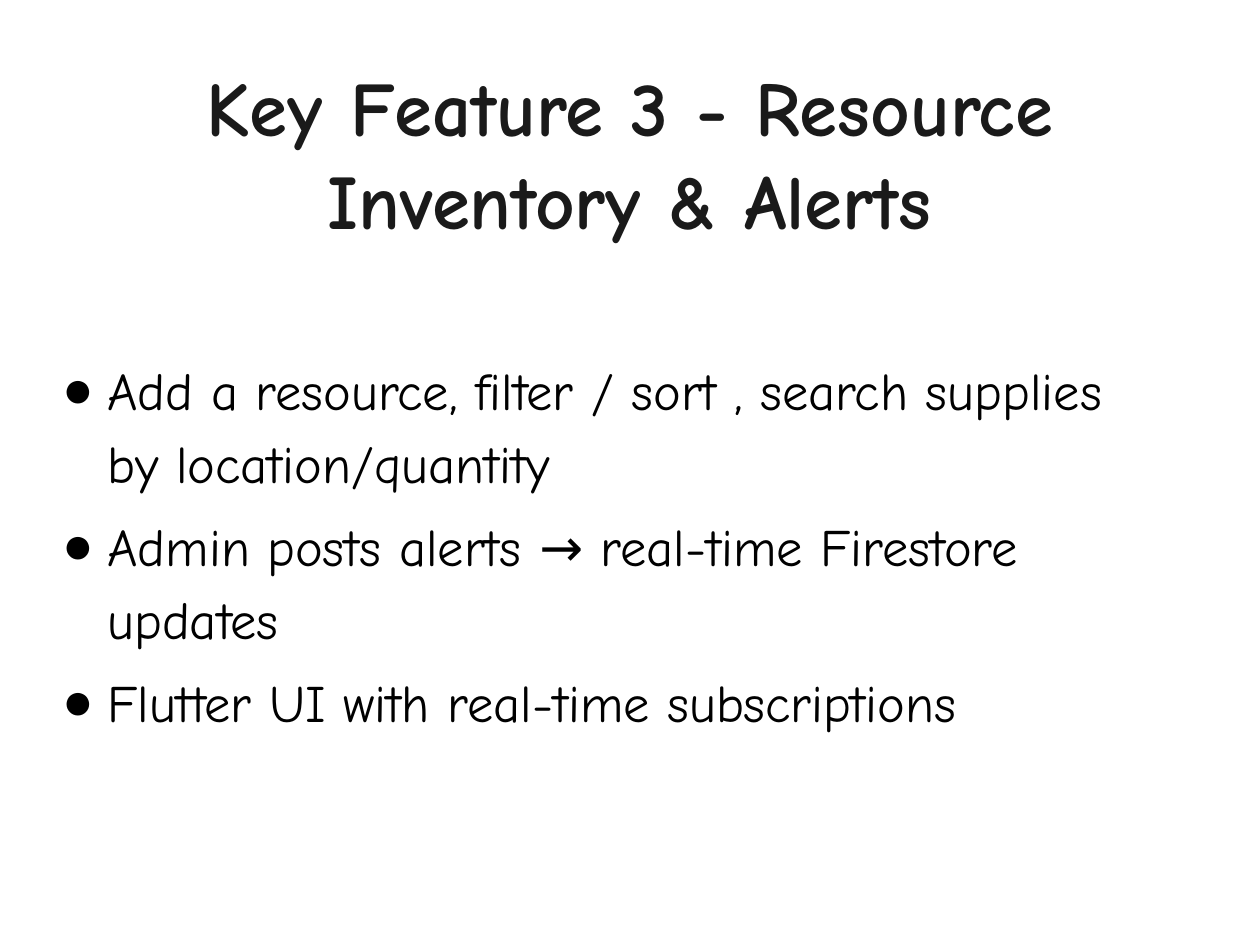
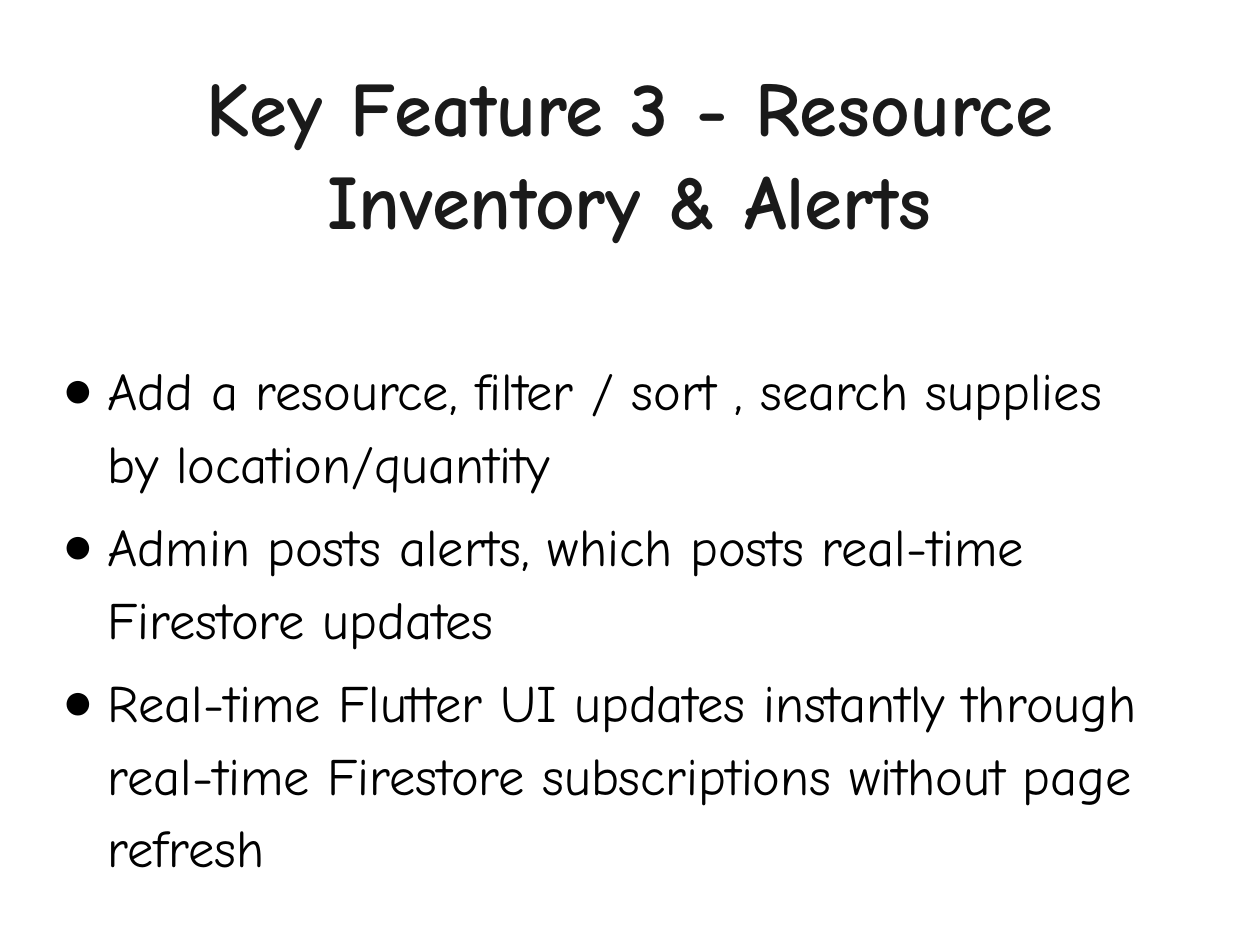
Before and after one commit to ceenguyen05/CS3354Project, a slide deck: slide 10 of 4_documentation/Final Project Presentation - CS3354.pptx. Drawn at 1260x945 pixels with LibreOffice and Linux fonts; fonts in the diff are those of the drawing. Boxes give left, top, right and bottom in pixels: in the first picture for what was removed or moved away, otherwise in the second. Text is boxed around its words. In the diff, an @@ line names an element or a change of style, - is before the commit and + after.

```diff
--- a/4_documentation/Final Project Presentation - CS3354.pptx
+++ b/4_documentation/Final Project Presentation - CS3354.pptx
@@ text at <box>108,530,1137,868</box>: text changed @@
-● Admin posts alerts → real-time Firestore updates
-● Flutter UI with real-time subscriptions
+● Admin posts alerts, which posts real-time Firestore updates
+● Real-time Flutter UI updates instantly through real-time Firestore subscriptions without page refresh
```
Also in this commit, not shown: 7 other slides changed, 1 slide added, 1 other file.
